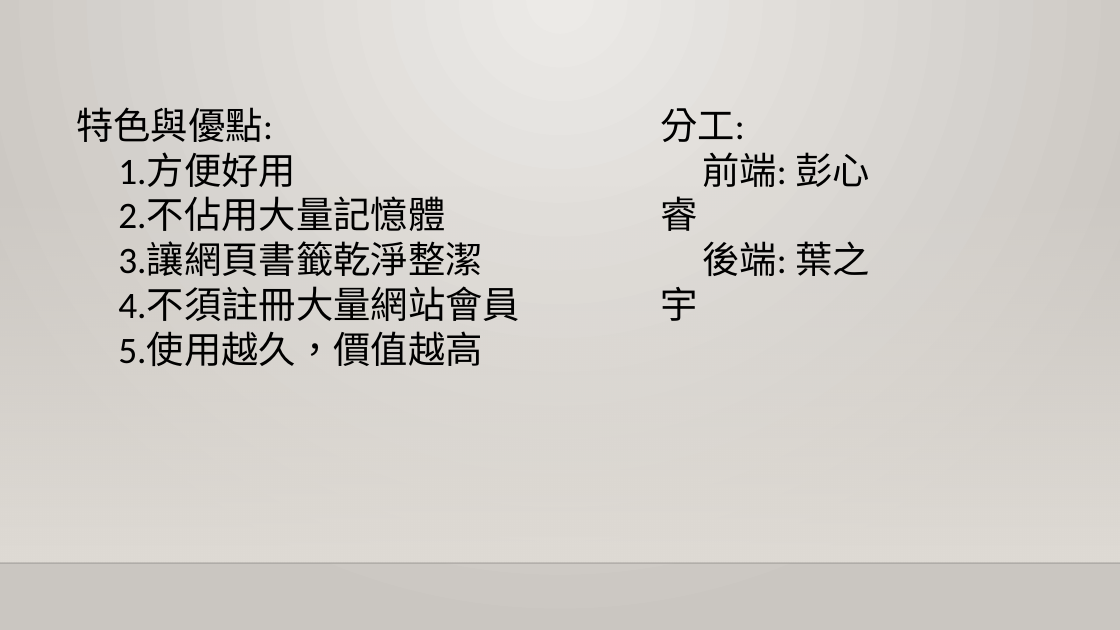
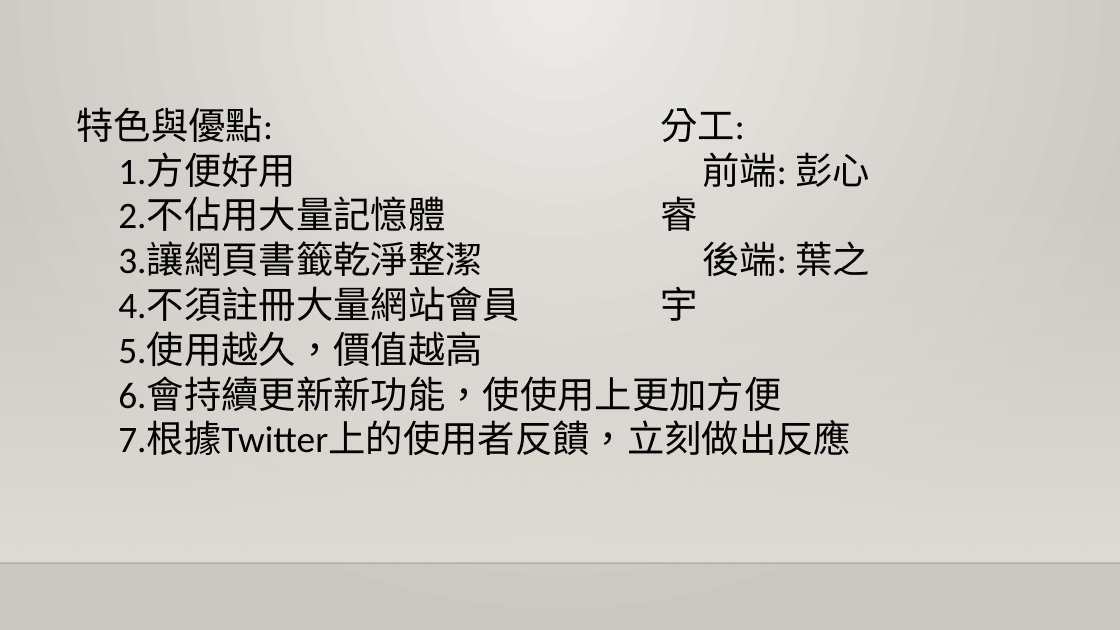
Before and after one commit to YukiHime-TW/nhentai, a slide deck: slide 7 of 漫畫筆記本-00757028+00757018.pptx (slide 6 before the commit). Drawn at 1120x630 pixels with LibreOffice and Linux fonts; fonts in the diff are those of the drawing; background and template pictures are left out. Boxes give left, top, right and bottom in pixels: in the first picture for what was removed or moved away, otherwise in the second. Text is boxed around its words. In the diff, an @@ line names an element or a change of style, - is before the commit and + after.

```diff
--- a/漫畫筆記本-00757028+00757018.pptx
+++ b/漫畫筆記本-00757028+00757018.pptx
@@ text at (118, 377, 851, 455): paragraphs added @@
+6.會持續更新新功能，使使用上更加方便
+7.根據Twitter上的使用者反饋，立刻做出反應
```
Also in this commit, not shown: 1 other slide changed, 1 slide added.
